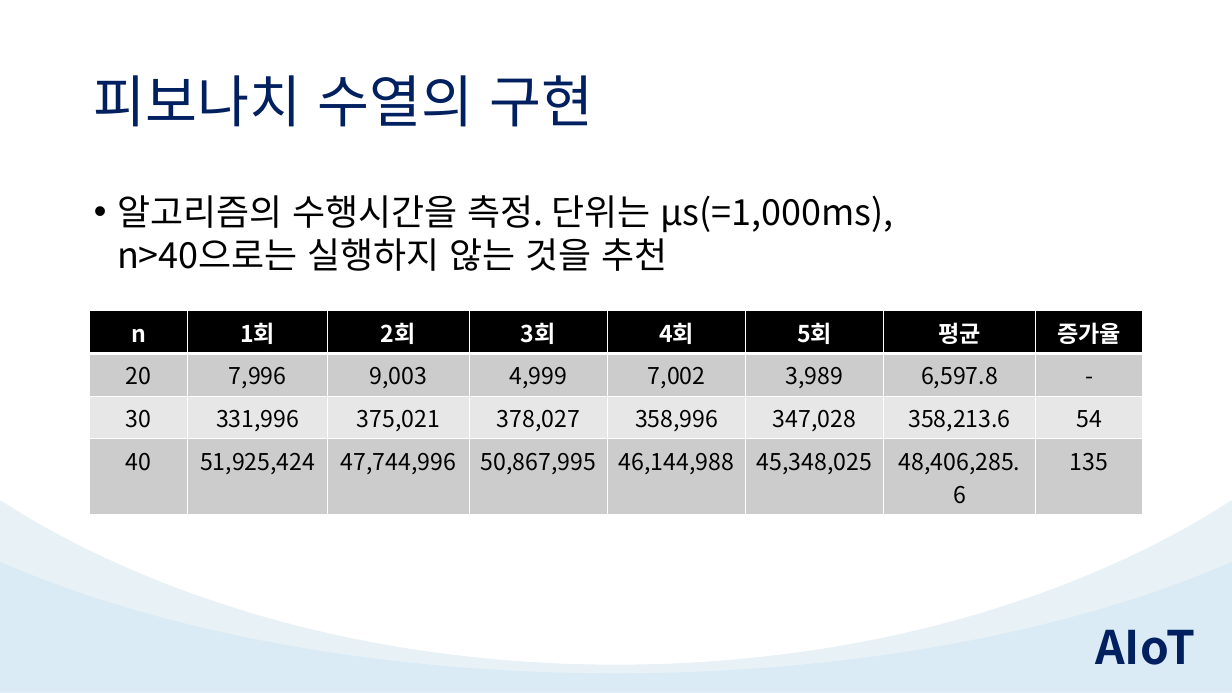
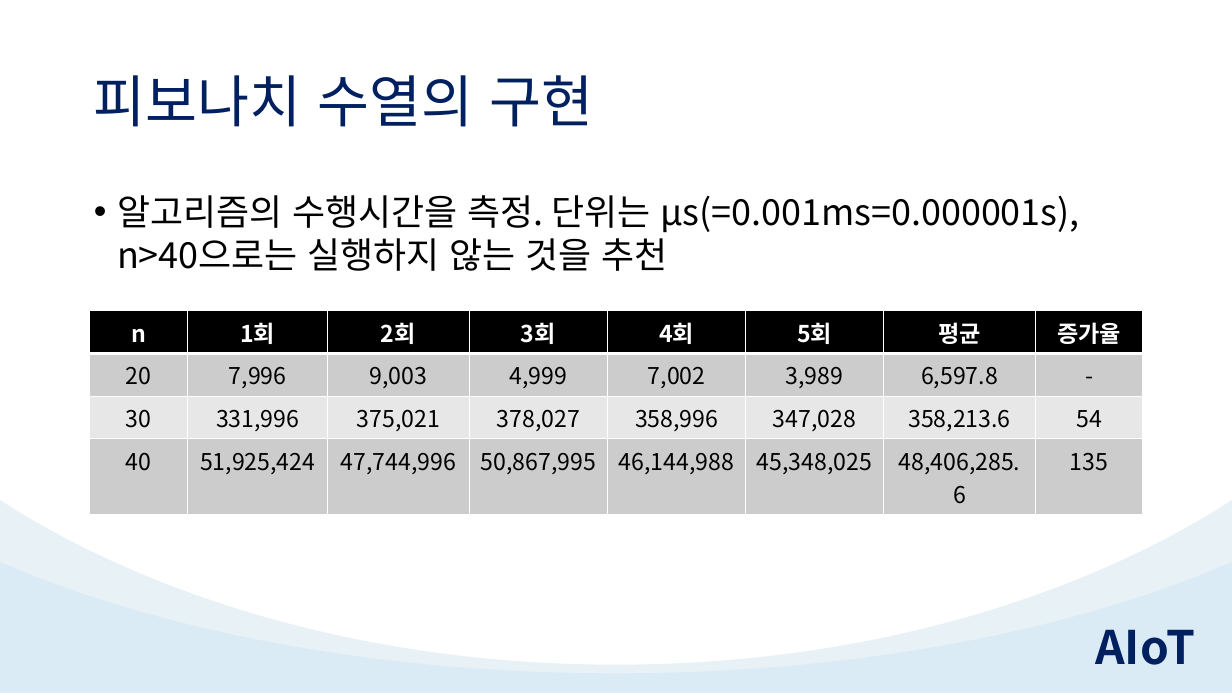
Before and after one commit to TeamAIoT/CS, a slide deck: slide 10 of 3.Algorithm/3.Algorithm.pptx. Drawn at 1232x693 pixels with LibreOffice and Linux fonts; fonts in the diff are those of the drawing. Boxes give left, top, right and bottom in pixels: in the first picture for what was removed or moved away, otherwise in the second. Text is boxed around its words. In the diff, an @@ line names an element or a change of style, - is before the commit and + after.

```diff
--- a/3.Algorithm/3.Algorithm.pptx
+++ b/3.Algorithm/3.Algorithm.pptx
@@ text at box(117, 195, 1079, 271): text changed @@
-• 알고리즘의 수행시간을 측정. 단위는 μs(=1,000ms),
-  n>40으로는 실행하지 않는 것을 추천
+• 알고리즘의 수행시간을 측정. 단위는 μs(=0.001ms=0.000001s),
+  n>40으로는 실행하지 않는 것을 추천
```
Also in this commit, not shown: 2 other slides changed, 1 slide added.
